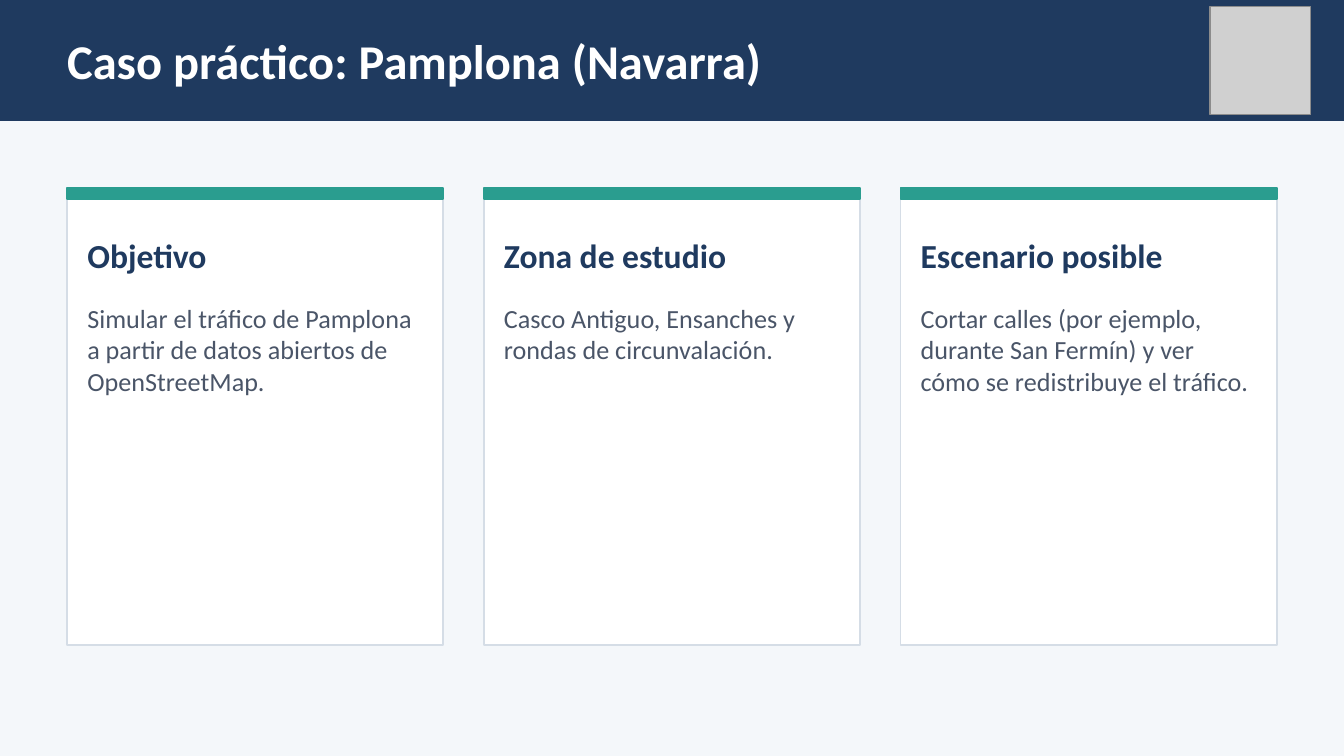
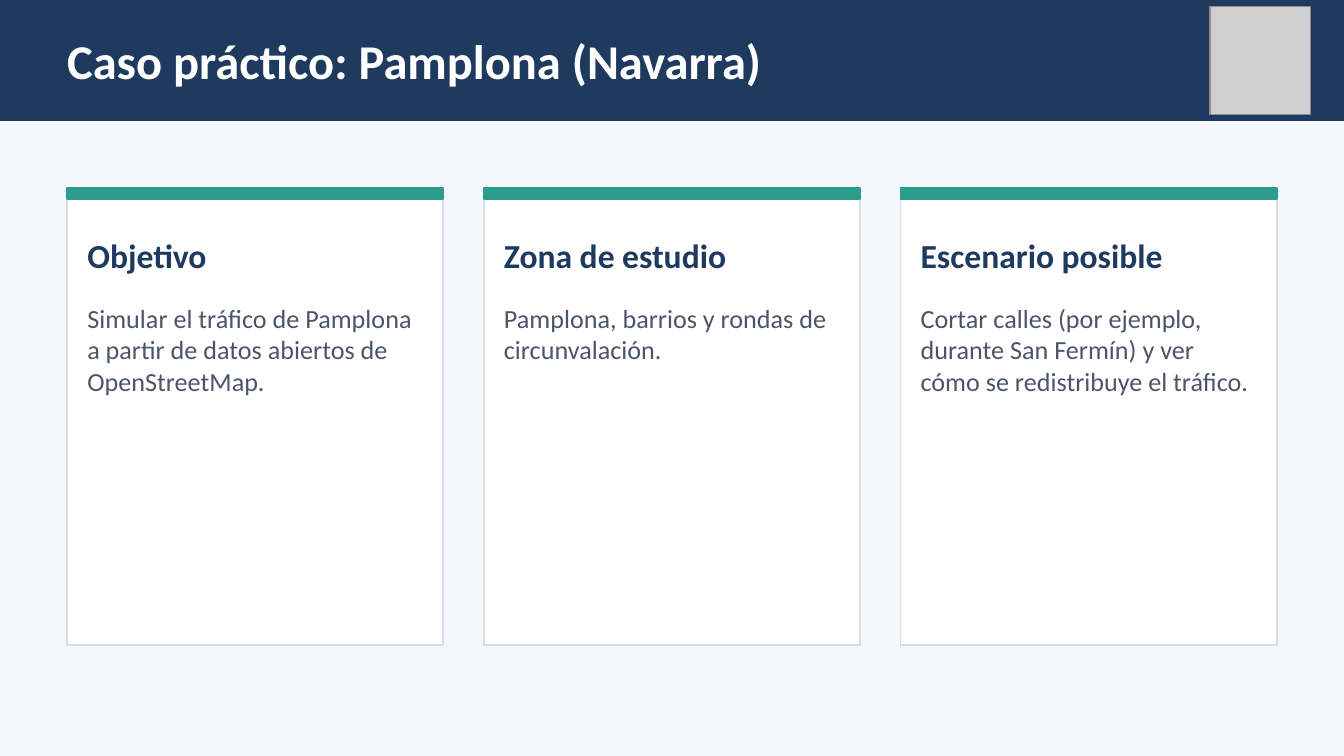
Before and after one commit to owsei/SUMO_presentacion, a slide deck: slide 9 of Presentacion_SUMO.pptx. Drawn at 1344x756 pixels with LibreOffice and Linux fonts; fonts in the diff are those of the drawing; grey boxes stand for pictures. Boxes give left, top, right and bottom in pixels: in the first picture for what was removed or moved away, otherwise in the second. Text is boxed around its words. In the diff, an @@ line names an element or a change of style, - is before the commit and + after.

```diff
--- a/Presentacion_SUMO.pptx
+++ b/Presentacion_SUMO.pptx
@@ text at bbox=[504, 310, 826, 359]: text changed @@
-Casco Antiguo, Ensanches y rondas de circunvalación.
+Pamplona, barrios y rondas de circunvalación.
```
Also in this commit, not shown: 9 other slides changed, 2 slides added, 1 slide removed.
